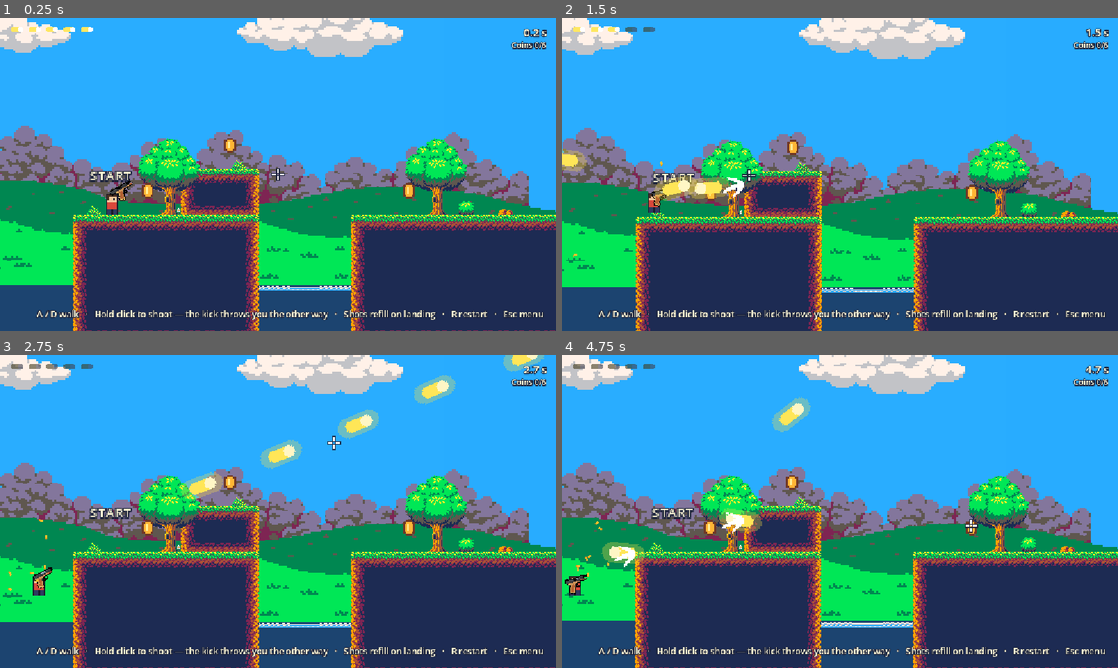
Above: before the commit, frames 1-4 (two rows, left to right).
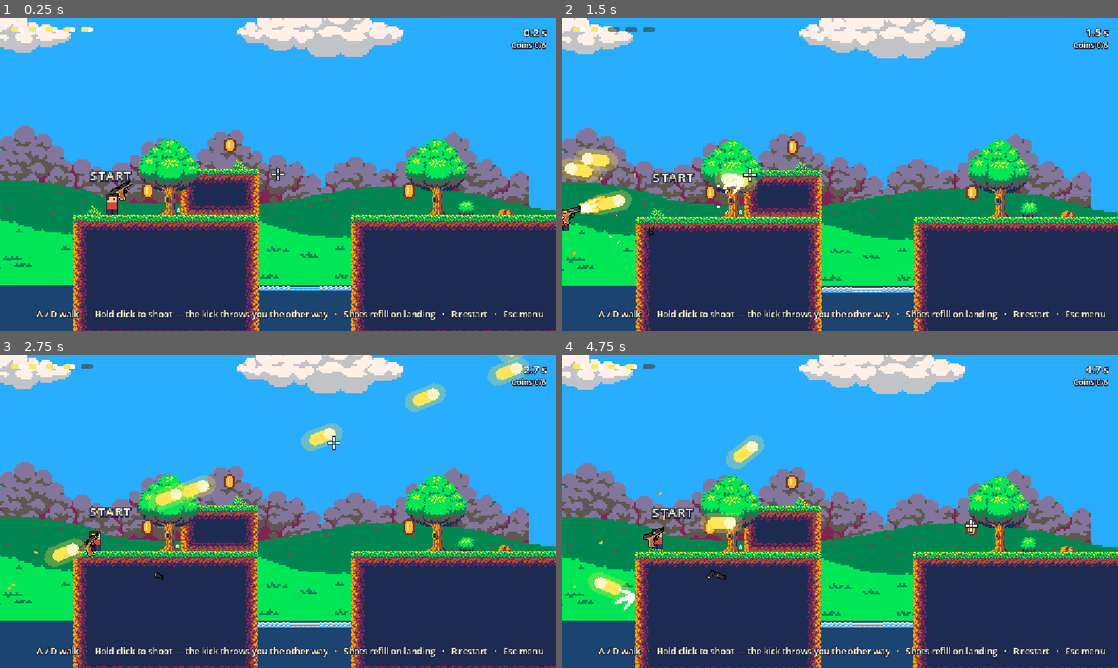
Above: after the commit, the same moments.

Repository: yuvraj-taparia/Bouncy-Bullet
Game: Godot game, scene res://game/game.tscn
Two runs of this game, one before a commit and one after it. Both use one fixed random seed, a clock stepped at 60 frames per second and the inputs below. This scene is started directly instead of the project's main scene.
Inputs (mouse positions are in pixels of both pictures, inside the frame that each line leads up to):
- Up to frame 1 (0.25 s): no input
- Up to frame 2 (1.5 s): tap Enter (ui_accept) at 0.5, 0.77, 1.25 s; move the mouse to (962, 158) at 0.52 s; press the mouse at (962, 158) at 0.53 s; hold D (move_right) 0.53-1.25 s; release the mouse at (962, 158) at 1.25 s; drag from (728, 190) to (789, 146) at 1.27 s
- Up to frame 3 (2.75 s): tap Enter (ui_accept) at 2 s; move the mouse to (333, 442) at 2.02 s; press the mouse at (333, 442) at 2.03 s; hold D (move_right) from 2.03 s (still down)
- Up to frame 4 (4.75 s): release D (move_right) at 2.75 s; release the mouse at (895, 442) at 2.75 s; tap Enter (ui_accept) at 2.75, 3.5, 3.77, 4.25 s; drag from (812, 574) to (789, 483) at 2.77 s; move the mouse to (1006, 558) at 3.52 s; press the mouse at (1006, 558) at 3.53 s; hold A (move_left) 3.53-4.25 s; release the mouse at (1006, 558) at 4.25 s; drag from (673, 464) to (973, 527) at 4.27 s

The runs differ from the first frame. In frame 1, less than 0.1% of the frame differs, in the area x 20-22%, y 54-58%; in frame 2, 5.3%; in frame 3, 12%, in the area x 0-100%, y 0-100%; in frame 4, 3.0%.

Commit message:
Restore full recoil and lower gravity to 1.25x
Recoil is back to how it was (RECOIL_SCALE 1.0) and gravity is 1.25x the
original instead of 1.5x, so every gun can climb and cross the campaign's
gaps again with hold-to-fire.

Co-Authored-By: Claude Opus 5.5 <noreply@anthropic.com>

Diff:
--- a/game/guns.gd
+++ b/game/guns.gd
@@ -25,10 +25,10 @@
 ## Every gun.
 const ALL: Array[StringName] = [&"glock", &"pistol", &"shotgun", &"bounce_rifle"]
 
-## Every gun's kick is multiplied by this (0.5 = half recoil, both the
-## horizontal and vertical push). The per-gun "recoil" values below keep
+## Every gun's kick is multiplied by this (1.0 = normal; 0.5 would halve both
+## the horizontal and vertical push). The per-gun "recoil" values below keep
 ## each gun's feel relative to the others.
-const RECOIL_SCALE := 0.5
+const RECOIL_SCALE := 1.0
 
 const DATA := {
 	&"pistol": {
--- a/game/player.gd
+++ b/game/player.gd
@@ -8,7 +8,7 @@
 signal fired
 
 ## Gravity multiplier for the player and falling objects (shells, magazines).
-const GRAVITY_SCALE := 1.5
+const GRAVITY_SCALE := 1.25
 const GRAVITY := 900.0 * GRAVITY_SCALE
 ## Fastest falling speed, so long drops stay readable with the stronger gravity.
 const MAX_FALL_SPEED := 620.0
